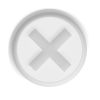
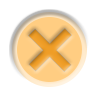
Comparing the layer stacks of the two 100px x 100px images. Changes:
"形状 1 拷贝": opacity 50% → 100% over [28, 28, 72, 72]
"椭圆 1": opacity 50% → 60%, painted on it over [12, 12, 87, 87]
